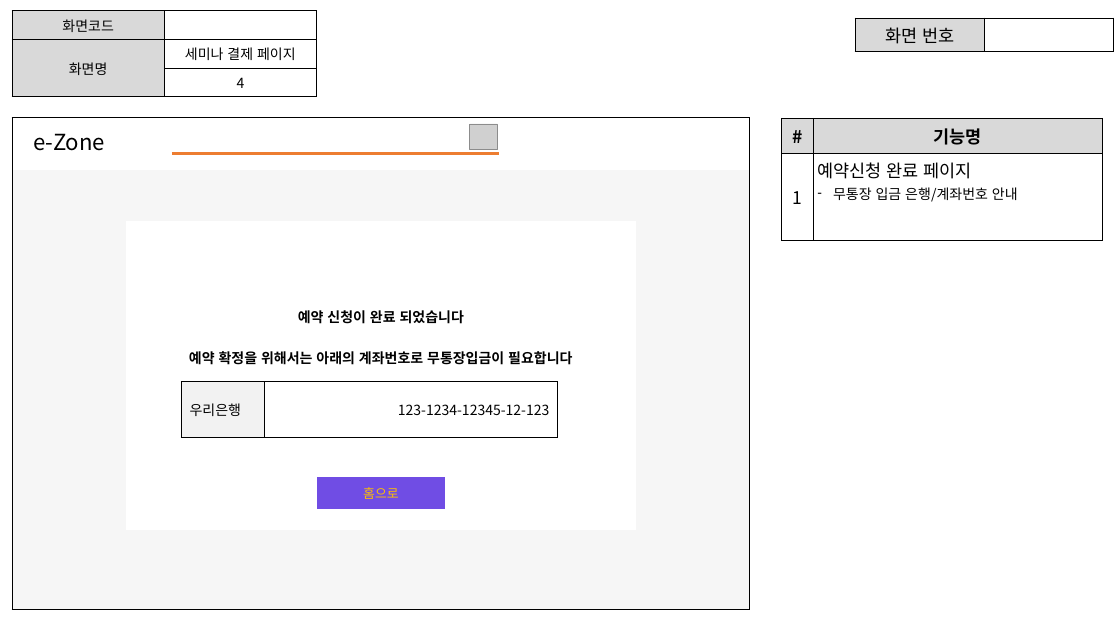
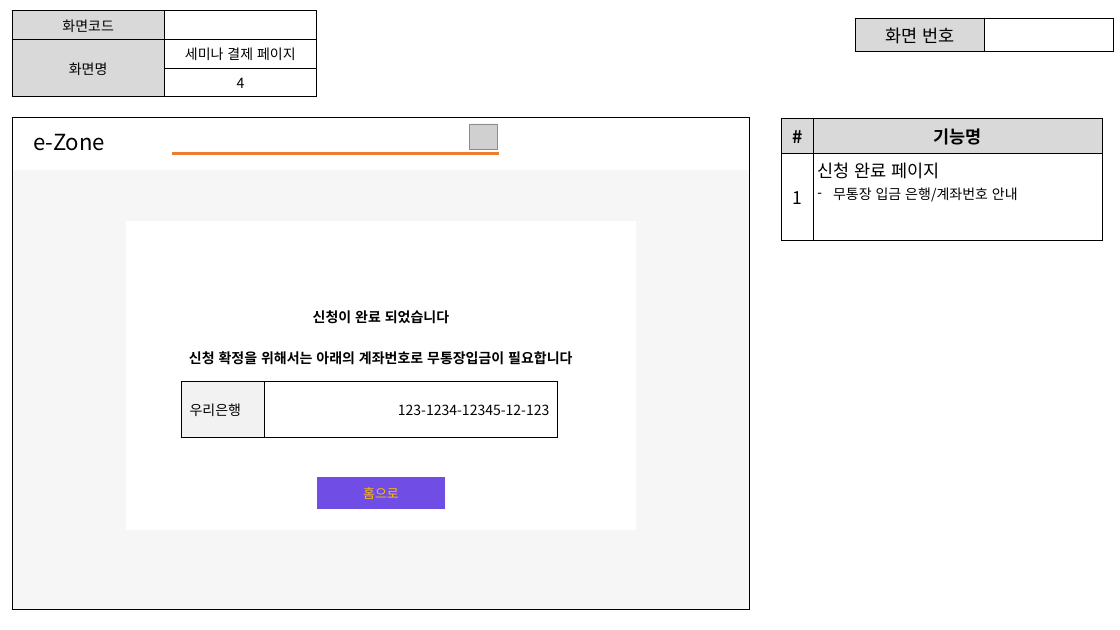
Before and after one commit to ezenteam2/e-Zone, a slide deck: slide 23 of 0 발표용 파워포인트/project05 - 파워포인트 종합 - 서희.pptx (slide 15 before the commit). Drawn at 1120x630 pixels with LibreOffice and Linux fonts; fonts in the diff are those of the drawing; grey boxes stand for pictures. Boxes give left, top, right and bottom in pixels: in the first picture for what was removed or moved away, otherwise in the second. Text is boxed around its words. In the diff, an @@ line names an element or a change of style, - is before the commit and + after.

```diff
--- a/0 발표용 파워포인트/project05 - 파워포인트 종합 - 서희.pptx
+++ b/0 발표용 파워포인트/project05 - 파워포인트 종합 - 서희.pptx
@@ table at (782,118,1102,240) @@
-row 2, column 2: 예약신청 완료 페이지 / 무통장 입금 은행/계좌번호 안내
+row 2, column 2: 신청 완료 페이지 / 무통장 입금 은행/계좌번호 안내
@@ table at (126,221,637,530) @@
-row 1, column 1: 예약 신청이 완료 되었습니다 / 예약 확정을 위해서는 아래의 계좌번호로 무통장입금이 필요합니다
+row 1, column 1: 신청이 완료 되었습니다 / 신청 확정을 위해서는 아래의 계좌번호로 무통장입금이 필요합니다
```
Also in this commit, not shown: 11 other slides changed, 12 slides added.
